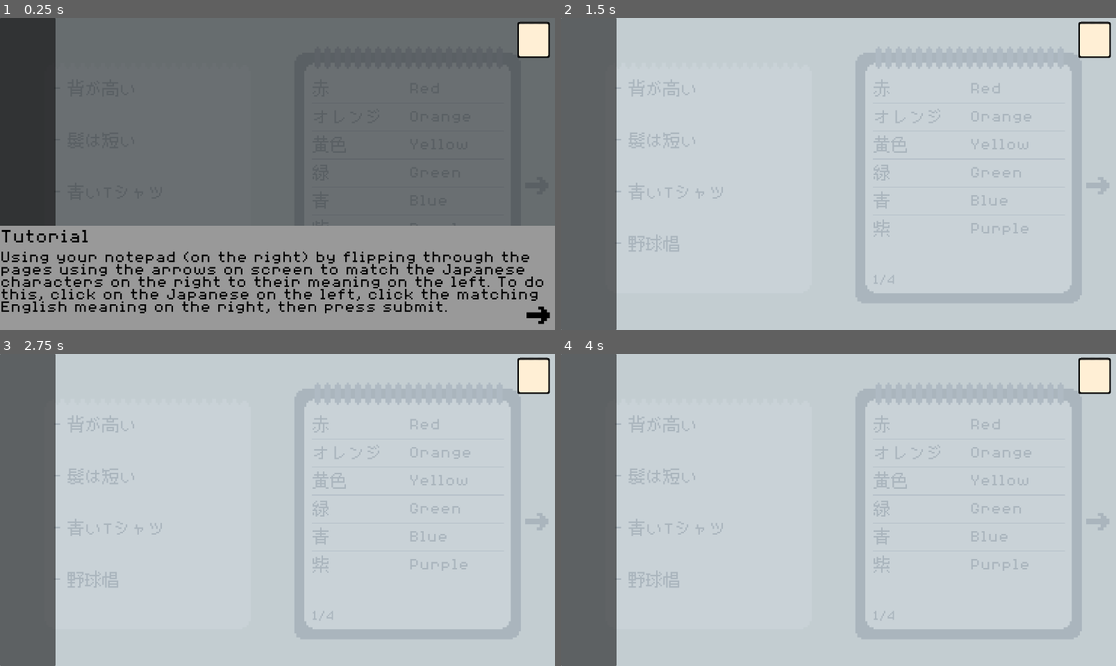
Above: before the commit, frames 1-4 (two rows, left to right).
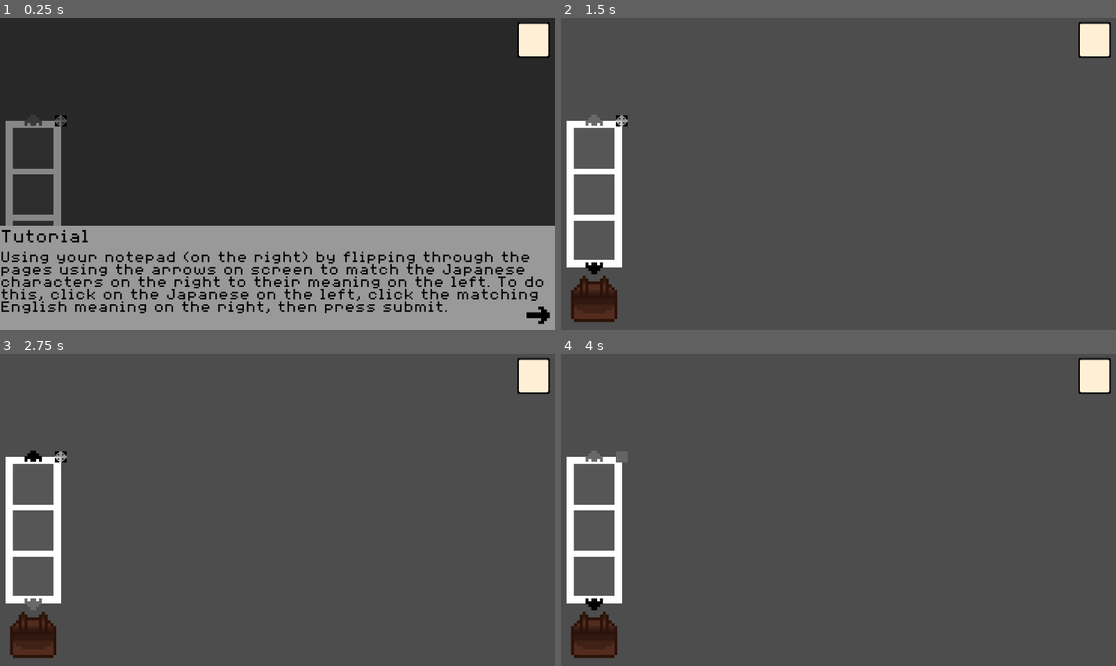
Above: after the commit, the same moments.

Repository: emkartch/Capstone_Bottoh
Game: Godot game, scene res://main.tscn
Same seed, same stepped clock (60 frames per second), same inputs: the game is played once before the commit and once after it.
Inputs (mouse positions are in pixels of both pictures, inside the frame that each line leads up to):
- Up to frame 1 (0.25 s): no input
- Up to frame 2 (1.5 s): click (1099, 314) at 0.5 s; click (594, 298) at 1.27 s
- Up to frame 3 (2.75 s): click (33, 603) at 2.02 s
- Up to frame 4 (4 s): click (594, 456) at 2.77 s; click (622, 456) at 3.52 s

The runs differ from the first frame. In frame 1, 60% of the frame differs, in the area x 0-100%, y 0-67%; in frame 2, 92%; in frame 3, 92%; in frame 4, 92%, in the area x 0-100%, y 0-100%.

Commit message:
Inventory Creation
Began creating the inventory for the game.

Diff:
--- a/没頭-(bottō)/inventory.tscn
+++ /dev/null
@@ -1,29 +0,0 @@
-[gd_scene format=3 uid="uid://c0jxwmx85e3fo"]
-
-[node name="Inventory" type="CanvasLayer" unique_id=1839383855]
-
-[node name="ColorRect" type="ColorRect" parent="." unique_id=1701825058]
-anchors_preset = 15
-anchor_right = 1.0
-anchor_bottom = 1.0
-grow_horizontal = 2
-grow_vertical = 2
-color = Color(0.7580443, 0.8065907, 0.8451966, 0.8784314)
-
-[node name="Control" type="Control" parent="." unique_id=778839136]
-layout_mode = 3
-anchors_preset = 15
-anchor_right = 1.0
-anchor_bottom = 1.0
-grow_horizontal = 2
-grow_vertical = 2
-
-[node name="PanelContainer" type="PanelContainer" parent="Control" unique_id=1447464380]
-layout_mode = 1
-anchors_preset = -1
-anchor_right = 0.1
-anchor_bottom = 1.0
-grow_vertical = 2
-
-[node name="VBoxContainer" type="VBoxContainer" parent="Control/PanelContainer" unique_id=144688352]
-layout_mode = 2
--- /dev/null
+++ b/没頭-(bottō)/inventory/inventory.tscn
@@ -0,0 +1,220 @@
+[gd_scene format=3 uid="uid://c0jxwmx85e3fo"]
+
+[ext_resource type="Theme" uid="uid://cp4nu80cltnic" path="res://theme/main_theme.tres" id="1_62wf1"]
+[ext_resource type="Texture2D" uid="uid://cyerekk6aofke" path="res://assets/ShortArrow.png" id="2_f8i2h"]
+[ext_resource type="Script" uid="uid://b3uulu1fvp4xi" path="res://inventory/inventory_container.gd" id="2_lhcfm"]
+[ext_resource type="Texture2D" uid="uid://dypq21vkaun3r" path="res://assets/GreyShortArrow.png" id="3_f8i2h"]
+[ext_resource type="Texture2D" uid="uid://dxdcblg2ibwh2" path="res://inventory/MessangerbagClosed.png" id="5_rsmrt"]
+[ext_resource type="Texture2D" uid="uid://bvc443624xejf" path="res://inventory/Expandbutton.png" id="6_rsmrt"]
+
+[sub_resource type="StyleBoxFlat" id="StyleBoxFlat_je7cn"]
+bg_color = Color(0, 0, 0, 0.6627451)
+
+[node name="Inventory" type="Control" unique_id=213740819]
+layout_mode = 3
+anchors_preset = 15
+anchor_right = 1.0
+anchor_bottom = 1.0
+grow_horizontal = 2
+grow_vertical = 2
+theme = ExtResource("1_62wf1")
+
+[node name="MessangerBag" type="Button" parent="." unique_id=1845026687]
+layout_mode = 1
+anchors_preset = -1
+anchor_left = 0.06
+anchor_top = 0.9
+anchor_right = 0.06
+anchor_bottom = 0.9
+offset_left = -80.0
+offset_top = -80.0
+offset_right = 80.0
+offset_bottom = 80.0
+grow_horizontal = 2
+grow_vertical = 2
+icon = ExtResource("5_rsmrt")
+flat = true
+
+[node name="InventoryContainer" type="ColorRect" parent="." unique_id=1659283285]
+layout_mode = 1
+anchors_preset = -1
+anchor_left = 0.01
+anchor_top = 0.33
+anchor_right = 0.11
+anchor_bottom = 0.8
+grow_vertical = 2
+mouse_filter = 2
+script = ExtResource("2_lhcfm")
+
+[node name="ScrollContainer" type="ScrollContainer" parent="InventoryContainer" unique_id=1346998014]
+layout_mode = 1
+anchors_preset = -1
+anchor_left = 0.03
+anchor_top = 0.05
+anchor_right = 0.97
+anchor_bottom = 0.95
+grow_horizontal = 2
+grow_vertical = 2
+theme = ExtResource("1_62wf1")
+
+[node name="VBoxContainer" type="VBoxContainer" parent="InventoryContainer/ScrollContainer" unique_id=672727559]
+layout_mode = 2
+size_flags_horizontal = 3
+size_flags_vertical = 3
+theme_override_constants/separation = 20
+
+[node name="Slot" type="Panel" parent="InventoryContainer/ScrollContainer/VBoxContainer" unique_id=642916503]
+custom_minimum_size = Vector2(140, 140)
+layout_mode = 2
+size_flags_horizontal = 4
+size_flags_vertical = 4
+theme_override_styles/panel = SubResource("StyleBoxFlat_je7cn")
+
+[node name="Item" type="TextureRect" parent="InventoryContainer/ScrollContainer/VBoxContainer/Slot" unique_id=1273393416]
+layout_mode = 1
+anchors_preset = 8
+anchor_left = 0.5
+anchor_top = 0.5
+anchor_right = 0.5
+anchor_bottom = 0.5
+offset_left = -64.0
+offset_top = -64.0
+offset_right = 64.0
+offset_bottom = 64.0
+grow_horizontal = 2
+grow_vertical = 2
+
+[node name="Slot2" type="Panel" parent="InventoryContainer/ScrollContainer/VBoxContainer" unique_id=1467444534]
+custom_minimum_size = Vector2(140, 140)
+layout_mode = 2
+size_flags_horizontal = 4
+size_flags_vertical = 4
+theme_override_styles/panel = SubResource("StyleBoxFlat_je7cn")
+
+[node name="Item" type="TextureRect" parent="InventoryContainer/ScrollContainer/VBoxContainer/Slot2" unique_id=1508022826]
+layout_mode = 1
+anchors_preset = 8
+anchor_left = 0.5
+anchor_top = 0.5
+anchor_right = 0.5
+anchor_bottom = 0.5
+offset_left = -64.0
+offset_top = -64.0
+offset_right = 64.0
+offset_bottom = 64.0
+grow_horizontal = 2
+grow_vertical = 2
+
+[node name="Slot3" type="Panel" parent="InventoryContainer/ScrollContainer/VBoxContainer" unique_id=435916877]
+custom_minimum_size = Vector2(140, 140)
+layout_mode = 2
+size_flags_horizontal = 4
+size_flags_vertical = 4
+theme_override_styles/panel = SubResource("StyleBoxFlat_je7cn")
+
+[node name="Item" type="TextureRect" parent="InventoryContainer/ScrollContainer/VBoxContainer/Slot3" unique_id=1091999240]
+layout_mode = 1
+anchors_preset = 8
+anchor_left = 0.5
+anchor_top = 0.5
+anchor_right = 0.5
+anchor_bottom = 0.5
+offset_left = -64.0
+offset_top = -64.0
+offset_right = 64.0
+offset_bottom = 64.0
+grow_horizontal = 2
+grow_vertical = 2
+
+[node name="Slot4" type="Panel" parent="InventoryContainer/ScrollContainer/VBoxContainer" unique_id=1631614282]
+custom_minimum_size = Vector2(140, 140)
+layout_mode = 2
+size_flags_horizontal = 4
+size_flags_vertical = 4
+theme_override_styles/panel = SubResource("StyleBoxFlat_je7cn")
+
+[node name="Item" type="TextureRect" parent="InventoryContainer/ScrollContainer/VBoxContainer/Slot4" unique_id=607127998]
+layout_mode = 1
+anchors_preset = 8
+anchor_left = 0.5
+anchor_top = 0.5
+anchor_right = 0.5
+anchor_bottom = 0.5
+offset_left = -64.0
+offset_top = -64.0
+offset_right = 64.0
+offset_bottom = 64.0
+grow_horizontal = 2
+grow_vertical = 2
+
+[node name="Slot5" type="Panel" parent="InventoryContainer/ScrollContainer/VBoxContainer" unique_id=1290083642]
+custom_minimum_size = Vector2(140, 140)
+layout_mode = 2
+size_flags_horizontal = 4
+size_flags_vertical = 4
+theme_override_styles/panel = SubResource("StyleBoxFlat_je7cn")
+
+[node name="Item" type="TextureRect" parent="InventoryContainer/ScrollContainer/VBoxContainer/Slot5" unique_id=2030828846]
+layout_mode = 1
+anchors_preset = 8
+anchor_left = 0.5
+anchor_top = 0.5
+anchor_right = 0.5
+anchor_bottom = 0.5
+offset_left = -64.0
+offset_top = -64.0
+offset_right = 64.0
+offset_bottom = 64.0
+grow_horizontal = 2
+grow_vertical = 2
+
+[node name="UpArrow" type="TextureButton" parent="InventoryContainer" unique_id=1957222319]
+layout_mode = 1
+anchors_preset = -1
+anchor_left = 0.5
+anchor_top = 0.065
+anchor_right = 0.5
+anchor_bottom = 0.065
+offset_top = -40.0
+offset_right = 40.0
+offset_bottom = 9.544003
+grow_vertical = 2
+rotation = 4.712389
+pivot_offset = Vector2(0, 40)
+texture_normal = ExtResource("2_f8i2h")
+texture_hover = ExtResource("3_f8i2h")
+texture_disabled = ExtResource("3_f8i2h")
+
+[node name="DownArrow" type="TextureButton" parent="InventoryContainer" unique_id=1792449719]
+layout_mode = 1
+anchors_preset = -1
+anchor_left = 0.5
+anchor_top = 0.995
+anchor_right = 0.5
+anchor_bottom = 0.995
+offset_top = -40.0
+offset_right = 40.0
+offset_bottom = 9.544003
+grow_vertical = 2
+rotation = 1.5707964
+pivot_offset = Vector2(0, 40)
+texture_normal = ExtResource("2_f8i2h")
+texture_hover = ExtResource("3_f8i2h")
+texture_disabled = ExtResource("3_f8i2h")
+
+[node name="ExpandButton" type="Button" parent="InventoryContainer" unique_id=255375102]
+layout_mode = 1
+anchors_preset = -1
+anchor_left = 1.1
+anchor_top = -0.04
+anchor_right = 1.1
+anchor_bottom = -0.04
+offset_left = -40.0
+offset_bottom = 40.0
+grow_horizontal = 0
+icon = ExtResource("6_rsmrt")
+
+[connection signal="pressed" from="MessangerBag" to="InventoryContainer" method="_on_messanger_bag_pressed"]
+[connection signal="pressed" from="InventoryContainer/UpArrow" to="InventoryContainer" method="_on_up_arrow_pressed"]
+[connection signal="pressed" from="InventoryContainer/DownArrow" to="InventoryContainer" method="_on_down_arrow_pressed"]
+[connection signal="pressed" from="InventoryContainer/ExpandButton" to="InventoryContainer" method="_on_expand_button_pressed"]
--- /dev/null
+++ b/没頭-(bottō)/inventory/inventory_container.gd
@@ -0,0 +1,75 @@
+extends ColorRect
+
+@onready var scroll_container = $ScrollContainer
+@onready var up_arrow = $UpArrow
+@onready var down_arrow = $DownArrow
+@onready var bag_button = $"../MessangerBag"
+@onready var expand_button = $ExpandButton
+
+var open_texture = preload("res://inventory/MessangerbagOpen.png")
+var closed_texture = preload("res://inventory/MessangerbagClosed.png")
+var expand_texture
+var minimize_texture
+
+var state = false
+var expand_state = false
+
+func _ready():
+
+	up_arrow.disabled = true
+
+func _process(_delta):
+
+	var value = scroll_container.get_v_scroll()
+
+	if value == 0:
+		up_arrow.disabled = true
+	else:
+		up_arrow.disabled = false
+
+	if value == 320:
+		down_arrow.disabled = true
+	else:
+		down_arrow.disabled = false
+
+func _on_up_arrow_pressed() -> void:
+	var value = scroll_container.get_v_scroll()
+
+	var final_value = value - 160
+
+	if final_value < 0:
+		final_value = 0
+
+	scroll_container.set_v_scroll(final_value)
+
+func _on_down_arrow_pressed() -> void:
+	var value = scroll_container.get_v_scroll()
+
+	var final_value = value + 160
+
+	if final_value > 320:
+		final_value = 320
+
+	scroll_container.set_v_scroll(final_value)
+
+func _on_messanger_bag_pressed() -> void:
+
+	if state:
+		bag_button.set_button_icon(closed_texture)
+		state = false
+		self.visible = false
+	elif not state:
+		bag_button.set_button_icon(open_texture)
+		state = true
+		self.visible = true
+
+func _on_expand_button_pressed() -> void:
+
+	if expand_state:
+		expand_button.set_button_icon(minimize_texture)
+		expand_state = false
+		#self.visible = false
+	elif not expand_state:
+		expand_button.set_button_icon(expand_texture)
+		expand_state = true
+		#self.visible = true
--- a/没頭-(bottō)/main.tscn
+++ b/没頭-(bottō)/main.tscn
@@ -2,11 +2,12 @@
 
 [ext_resource type="PackedScene" uid="uid://bwcp2gb1nvjbc" path="res://final_puzzle.tscn" id="1_0xm2m"]
 [ext_resource type="PackedScene" uid="uid://ce2yvk10bvhy5" path="res://hud/hud.tscn" id="1_ig7tw"]
-[ext_resource type="PackedScene" uid="uid://c0jxwmx85e3fo" path="res://inventory.tscn" id="2_h2yge"]
+[ext_resource type="PackedScene" uid="uid://c0jxwmx85e3fo" path="res://inventory/inventory.tscn" id="2_h2yge"]
 
 [node name="Main" type="Node" unique_id=1584147130]
 
 [node name="FinalPuzzle" parent="." unique_id=3365082 instance=ExtResource("1_0xm2m")]
+visible = false
 
 [node name="Inventory" parent="." unique_id=1839383855 instance=ExtResource("2_h2yge")]
 
--- a/没頭-(bottō)/theme/main_theme.tres
+++ b/没頭-(bottō)/theme/main_theme.tres
@@ -16,6 +16,16 @@
 thickness = 3
 
 [sub_resource type="StyleBoxFlat" id="StyleBoxFlat_os614"]
+
+[sub_resource type="StyleBoxEmpty" id="StyleBoxEmpty_5fetd"]
+
+[sub_resource type="StyleBoxEmpty" id="StyleBoxEmpty_afw5t"]
+
+[sub_resource type="StyleBoxEmpty" id="StyleBoxEmpty_1knni"]
+
+[sub_resource type="StyleBoxEmpty" id="StyleBoxEmpty_os614"]
+
+[sub_resource type="StyleBoxEmpty" id="StyleBoxEmpty_dut6s"]
 
 [resource]
 Button/colors/font_color = Color(0, 0, 0, 1)
@@ -37,3 +47,8 @@
 RichTextLabel/font_sizes/mono_font_size = 60
 RichTextLabel/font_sizes/normal_font_size = 60
 VBoxContainer/constants/separation = 25
+VScrollBar/styles/grabber = SubResource("StyleBoxEmpty_5fetd")
+VScrollBar/styles/grabber_highlight = SubResource("StyleBoxEmpty_afw5t")
+VScrollBar/styles/grabber_pressed = SubResource("StyleBoxEmpty_1knni")
+VScrollBar/styles/scroll = SubResource("StyleBoxEmpty_os614")
+VScrollBar/styles/scroll_focus = SubResource("StyleBoxEmpty_dut6s")
Binary file added: 没頭-(bottō)/assets/GreyShortArrow.png
Not shown, added: 没頭-(bottō)/assets/GreyShortArrow.png.import
Binary file added: 没頭-(bottō)/assets/ShortArrow.png
Not shown, added: 没頭-(bottō)/assets/ShortArrow.png.import
Binary file added: 没頭-(bottō)/inventory/Expandbutton.png
Not shown, added: 没頭-(bottō)/inventory/Expandbutton.png.import
Binary file added: 没頭-(bottō)/inventory/MessangerbagClosed.png
Not shown, added: 没頭-(bottō)/inventory/MessangerbagClosed.png.import
Binary file added: 没頭-(bottō)/inventory/MessangerbagOpen.png
Not shown, added: 没頭-(bottō)/inventory/MessangerbagOpen.png.import
Binary file added: 没頭-(bottō)/inventory/NewsPaper.png
Not shown, added: 没頭-(bottō)/inventory/NewsPaper.png.import
(and 3 more such lines)
